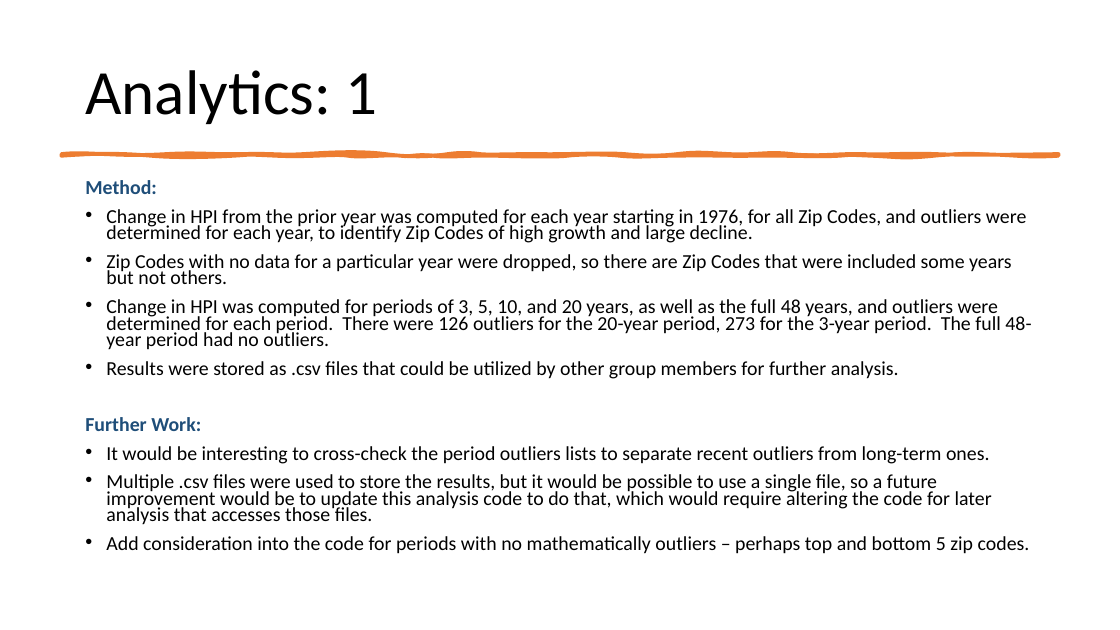
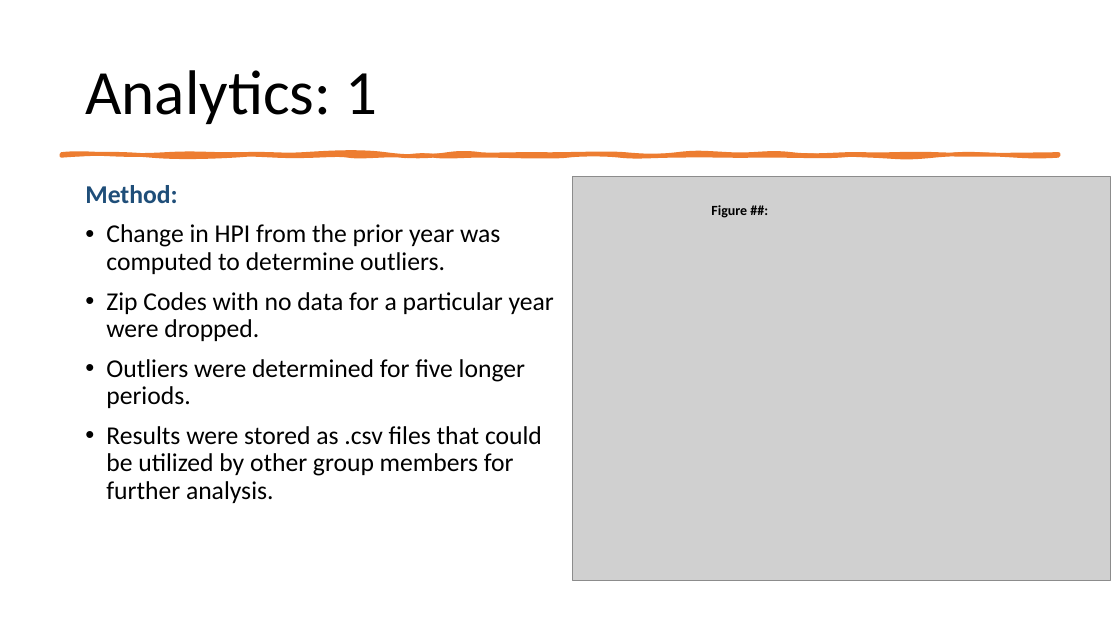
Before and after one commit to gmitt98/bootcamp-project-1, a slide deck: slide 2 of craig_slides.pptx. Drawn at 1120x630 pixels with LibreOffice and Linux fonts; fonts in the diff are those of the drawing; grey boxes stand for pictures. Boxes give left, top, right and bottom in pixels: in the first picture for what was removed or moved away, otherwise in the second. Text is boxed around its words. In the diff, an @@ line names an element or a change of style, - is before the commit and + after.

```diff
--- a/craig_slides.pptx
+++ b/craig_slides.pptx
@@ picture added at [572,176,1110,580] @@
@@ text at [85,185,542,503]: size 17.1 to 22 pt in "Method:", "Results were stored as .csv files that ..."; line spacing 0.7 to 0.9 @@
@@ text added at [711,205,747,218], 12 pt, text #000000, bold @@
+Figure ##:
@@ text at [106,224,554,408]: text changed; size 17.1 to 22 pt @@
-• Change in HPI from the prior year was computed for each year starting in 1976, for all Zip Codes, and outliers were determined for each year, to identify Zip Codes of high growth and large decline.
-• Zip Codes with no data for a particular year were dropped, so there are Zip Codes that were included some years but not others.
-• Change in HPI was computed for periods of 3, 5, 10, and 20 years, as well as the full 48 years, and outliers were determined for each period. There were 126 outliers for the 20-year period, 273 for the 3-year period. The full 48-year period had no outliers.
+• Change in HPI from the prior year was computed to determine outliers.
+• Zip Codes with no data for a particular year were dropped.
+• Outliers were determined for five longer periods.
@@ text at [85,417,1030,554]: paragraphs removed @@
-Further Work:
-• It would be interesting to cross-check the period outliers lists to separate recent outliers from long-term ones.
-• Multiple .csv files were used to store the results, but it would be possible to use a single file, so a future improvement would be to update this analysis code to do that, which would require altering the code for later analysis that accesses those files.
-• Add consideration into the code for periods with no mathematically outliers – perhaps top and bottom 5 zip codes.
```
Also in this commit, not shown: 1 other slide changed, 3 slides added.
